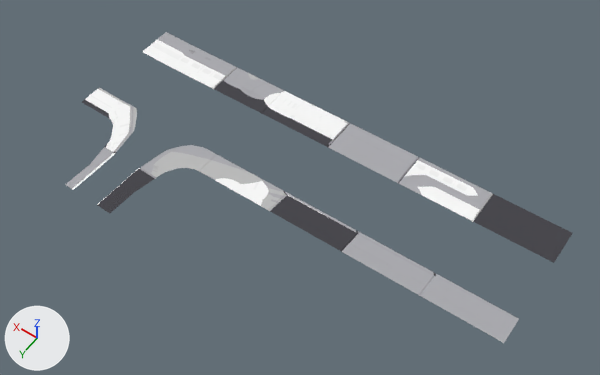
An edit to the FBX model Overcleaned/Assets/Art Assets/Models/Outside/Road/Pavement/Pavement.fbx, drawn before and after from the same camera.
Both versions are drawn from a camera (50 mm lens) standing at (-28.5, 46.9, 69.5) and looking at (2.3, 3.8, 1.9). Every picture has the same lights, and +X, +Y and +Z are marked at lower left. Where no turn or scale is listed for an object, it has been applied to the vertices.

Names of what the first picture shows: 'Pavement'.
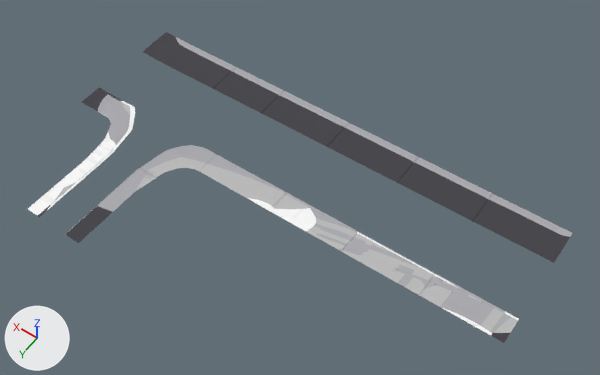
Where the change shows, as pixel boxes (x1, y1, x2, y2) in the pictures (600 x 375 px; the box of a moved part takes in the faces that stretch with it):
'Pavement', reshaped, surface changed (7% wider): before (65, 32, 572, 343); after (28, 32, 572, 343)
part 1 of me_cube_006, moved or reshaped: before (97, 171, 136, 213); after (65, 171, 136, 243)
part 2 of me_cube_006, moved or reshaped: before (72, 155, 114, 190); after (38, 154, 111, 217)
part 3 of me_cube_006, moved or reshaped: before (103, 115, 132, 153); after (100, 114, 130, 152)
part 4 of me_cube_006, moved or reshaped: before (91, 149, 112, 164); after (84, 146, 110, 161)
part 5 of me_cube_006, moved or reshaped: before (65, 156, 109, 189); after (28, 155, 107, 216)
part 6 of me_cube_006, surface changed: (98, 32, 572, 343) in both

The change, as a list of edits to the scene's bpy script:
```text
Change me_cube_006:
    used by ob_pavement; location = (0.0, 0.0, 0.0)
    remove me_cube_006.from_pydata(...)  # 203 vertices, 140 faces; spans x -22.9..30.3, y -8.1..17.1, z 0.6..0.7
    add me_cube_006.from_pydata(...)  # 203 vertices, 140 faces; spans x -22.9..30.3, y -8.1..21.7, z 0.6..0.7
    me_cube_006 part 1: all 4 vertices in x 16.7..18.6, y 17.1, z 0.7 are moved by (0.0, 4.5, 0.0)
    me_cube_006 part 2: all 3 vertices in x 21.9..22.2, y 17.1, z 0.7 are moved by (0.3, 4.5, 0.0)
    me_cube_006 part 3: all 6 vertices in x 23.4..23.9, y 9.3..11.1, z 0.6..0.7 are moved by (0.6, 0.0, 0.0)
    me_cube_006 part 4: the 1 vertex in x 22.9, y 13.7, z 0.7 is moved by (0.9, 0.0, 0.0)
    me_cube_006 part 5: the 1 vertex in x 23.1, y 17.1, z 0.7 is moved by (0.9, 4.5, 0.0)
    me_cube_006 part 6: texture (UV) coordinates of 140 of 140 faces, centred in x -18.6..28.8, y -6.0..14.9, z 0.6..0.7, changed; they spanned u 0.01..1.0, v 0.01..0.95 and now span u 0.01..0.95, v 0.02..0.98
```
